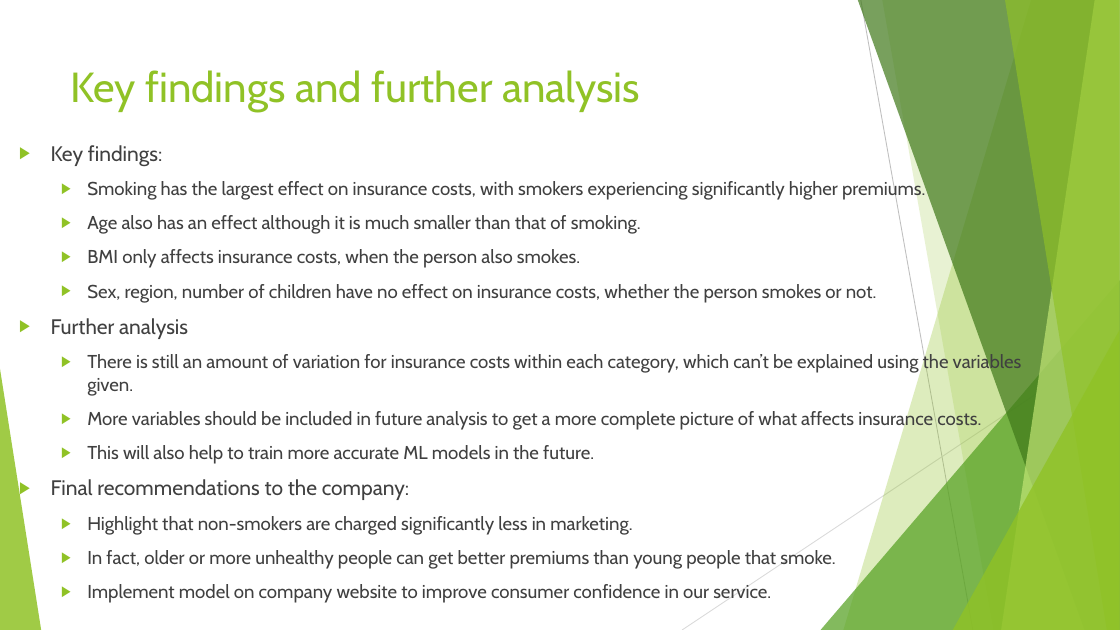
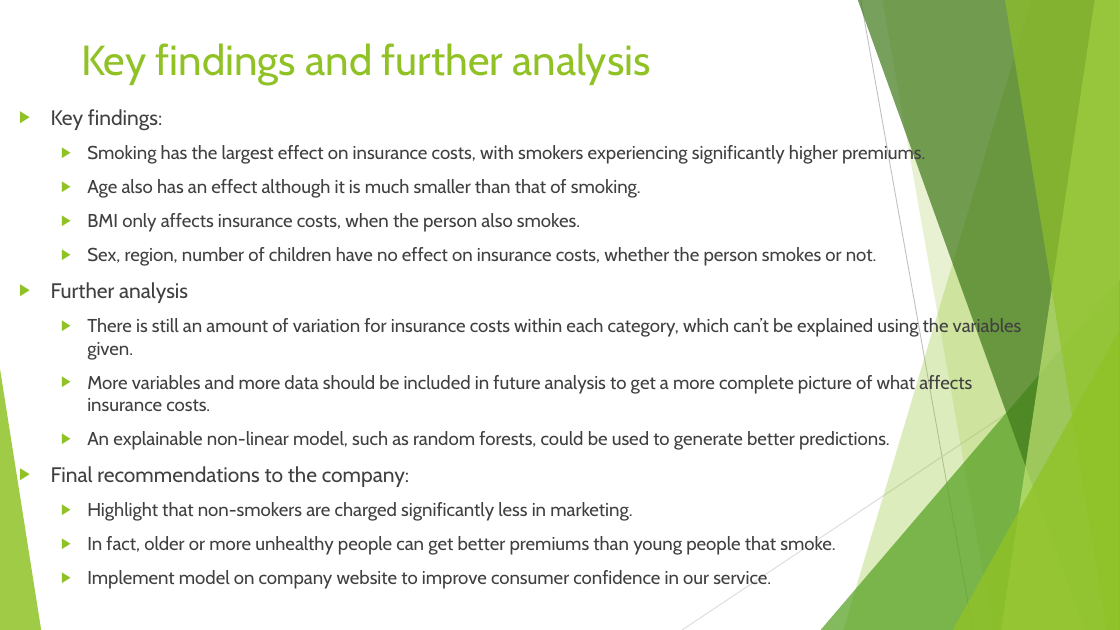
Before and after one commit to PointyH/Insuranceapp, a slide deck: slide 13 of Insurance charges analysis.pptx (slide 12 before the commit). Drawn at 1120x630 pixels with LibreOffice and Linux fonts; fonts in the diff are those of the drawing. Boxes give left, top, right and bottom in pixels: in the first picture for what was removed or moved away, otherwise in the second. Text is boxed around its words. In the diff, an @@ line names an element or a change of style, - is before the commit and + after.

```diff
--- a/Insurance charges analysis.pptx
+++ b/Insurance charges analysis.pptx
@@ title "Key findings and further analysis": place and size @@
-title "Key findings and further analysis" at <box>71,70,640,112</box>
+title "Key findings and further analysis" at <box>81,43,651,85</box>
@@ text "Key findings:": place and size @@
-text "Key findings:" at <box>51,145,1022,603</box>
+text "Key findings:" at <box>51,109,1022,589</box>
@@ text at <box>87,373,972,450</box>: text changed @@
-  ▶ More variables should be included in future analysis to get a more complete picture of what affects insurance costs.
-  ▶ This will also help to train more accurate ML models in the future.
+  ▶ More variables and more data should be included in future analysis to get a more complete picture of what affects insurance costs.
+  ▶ An explainable non-linear model, such as random forests, could be used to generate better predictions.
```
Also in this commit, not shown: 1 other slide changed, 1 slide added, 3 other files.
